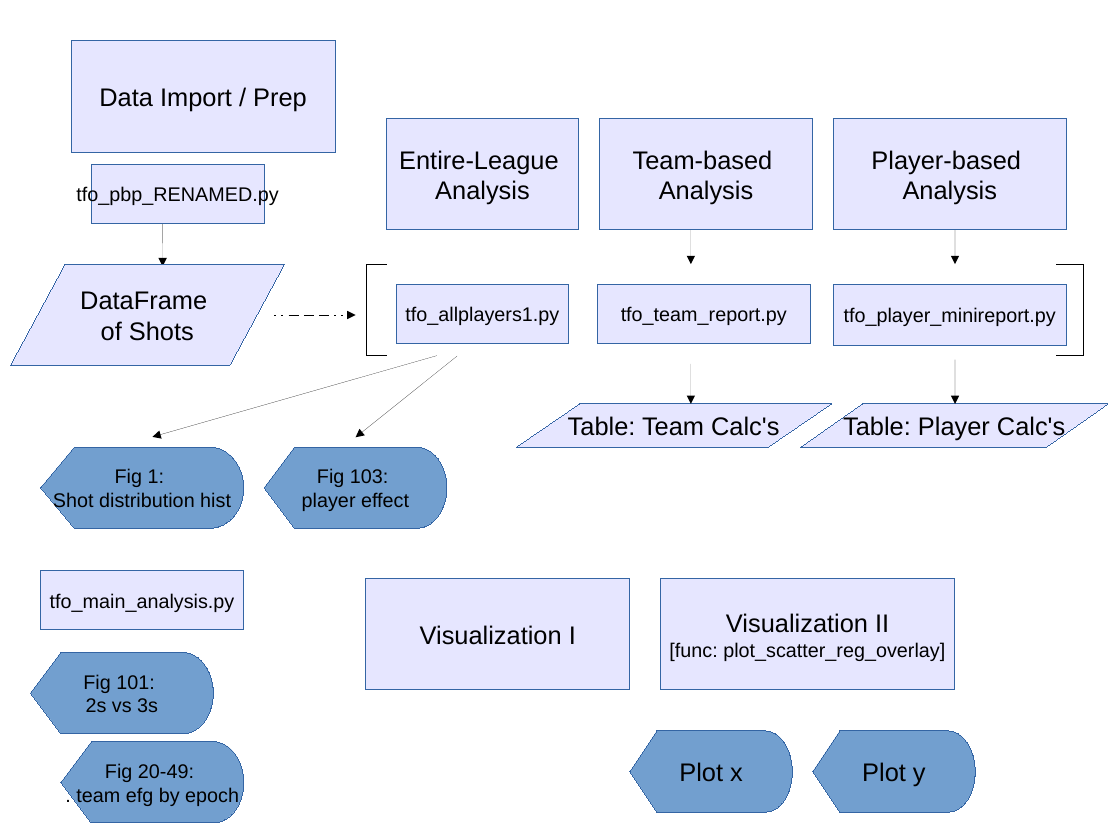
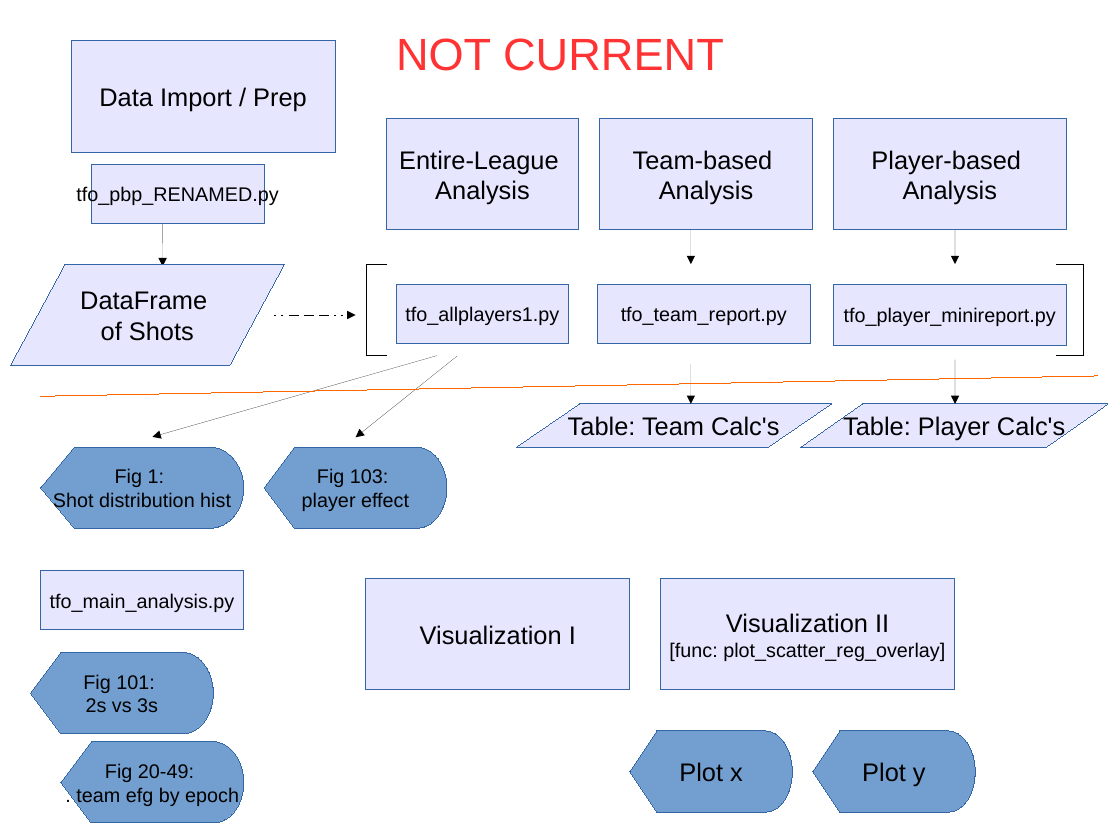
Before and after one commit to marcdata/pynba-tfo, a slide deck: slide 2 of Data Flowchart.odp. Drawn at 1120x840 pixels with LibreOffice and Linux fonts; fonts in the diff are those of the drawing. Boxes give left, top, right and bottom in pixels: in the first picture for what was removed or moved away, otherwise in the second. Text is boxed around its words. In the diff, an @@ line names an element or a change of style, - is before the commit and + after.

```diff
--- a/Data Flowchart.odp
+++ b/Data Flowchart.odp
@@ text added at box(396, 38, 724, 71), 32 pt, text #FF3333 @@
+NOT CURRENT
@@ line added from (41, 396) to (1098, 376), #FF6600 0 pt @@
```
Also in this commit, not shown: 1 other slide changed, 31 other files.
